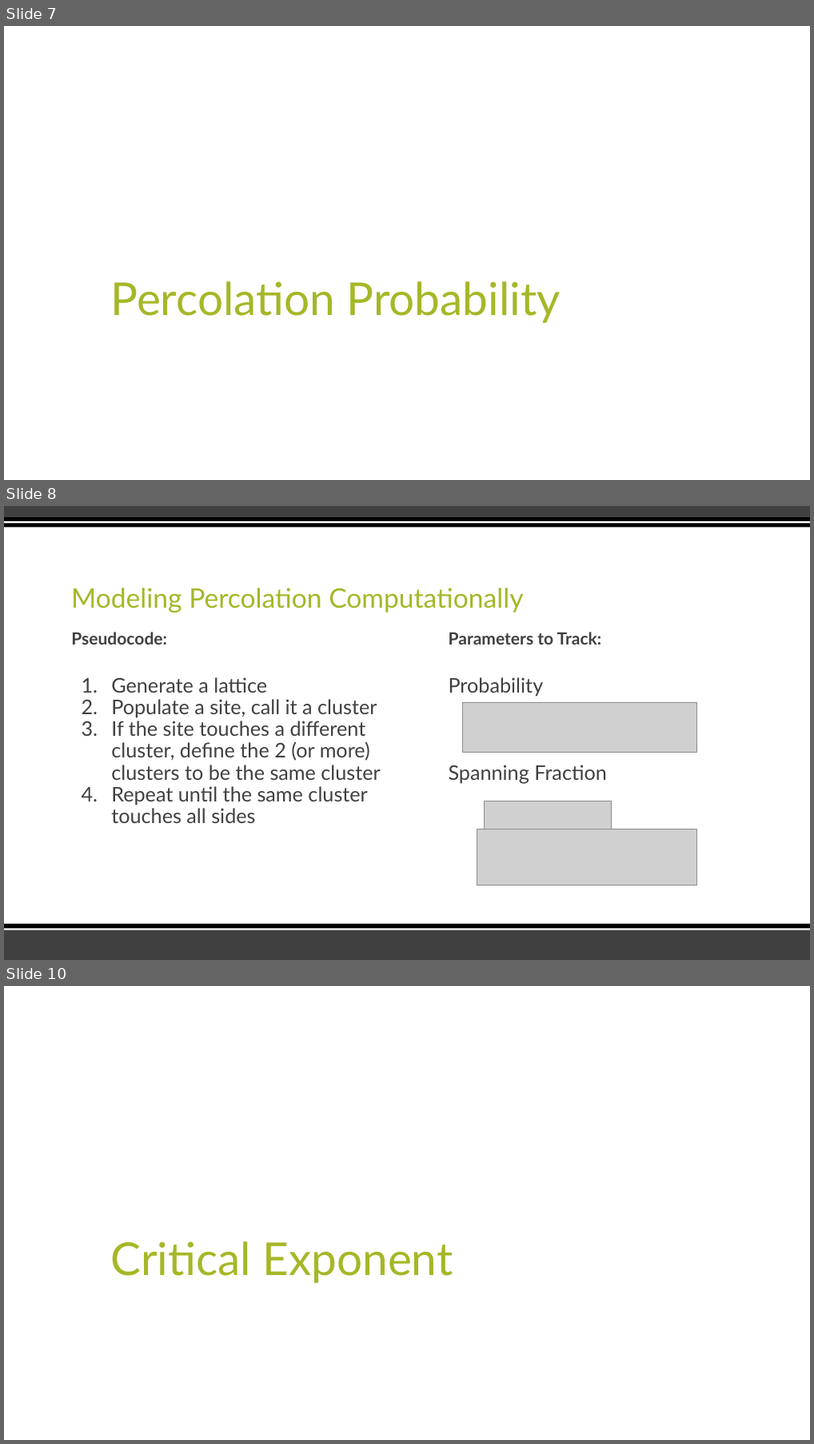
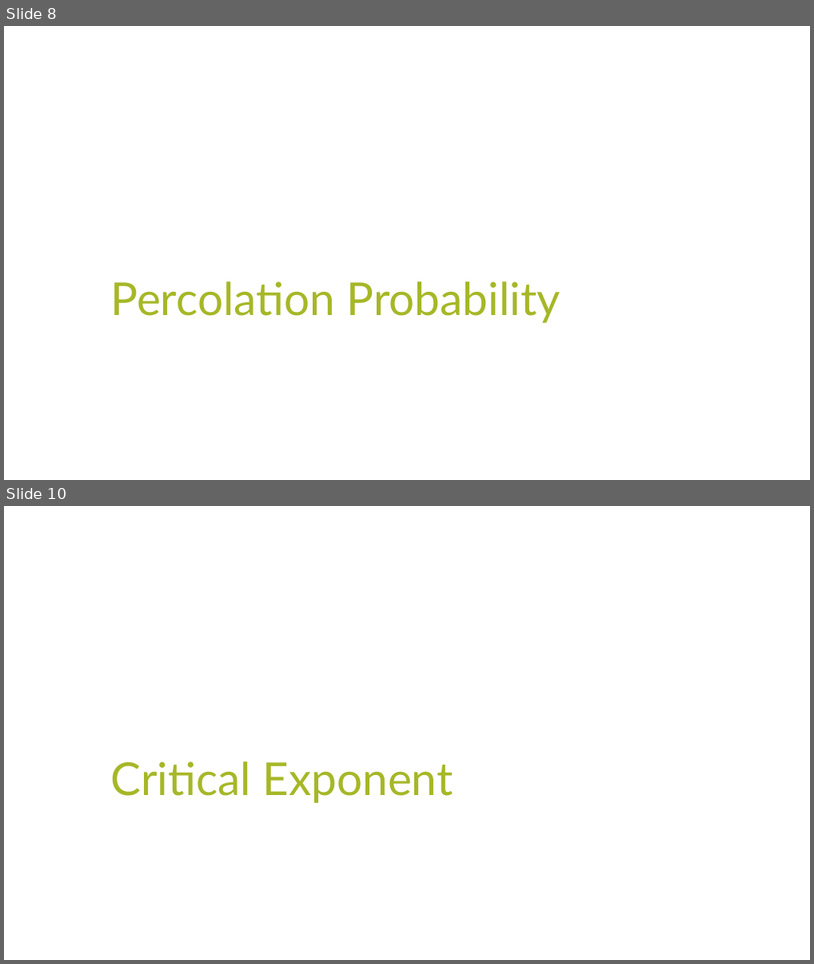
Before and after one commit to tahoeschrader/PHYS566_group4_project-1a_walk-diffusion-cluster, a slide deck: Percolation/Percolation_Presentation.pptx. Shown one above the other, each under a label of ours: slides 7, 8 and 10 before the commit, slides 8 and 10 after it; the slides between them are not shown. The pictures are 814x1444 and 814x964 pixels, drawn with LibreOffice and Linux fonts; fonts in the diff are those of the drawing; grey boxes stand for pictures. Boxes give left, top, right and bottom in pixels: in the first picture for what was removed or moved away, otherwise in the second. Text is boxed around its words. In the diff, an @@ line names an element or a change of style, - is before the commit and + after.

Commit message:
Updated power point
Added images and some info for part A
Rearranged some slides

```diff
--- a/Percolation/Percolation_Presentation.pptx
+++ b/Percolation/Percolation_Presentation.pptx
@@ slide 8 removed at bbox=[4, 506, 810, 960], background #FFFFFF @@
@@ rectangle removed at bbox=[4, 506, 810, 517] @@
@@ rectangle removed at bbox=[4, 517, 810, 527] @@
@@ rectangle removed at bbox=[4, 521, 810, 523] @@
@@ title removed at bbox=[71, 588, 523, 612] @@
-Modeling Percolation Computationally
@@ text removed at bbox=[71, 632, 167, 644] @@
-Pseudocode:
@@ text removed at bbox=[449, 632, 602, 644] @@
-Parameters to Track:
@@ text removed at bbox=[111, 677, 380, 823] @@
-1. Generate a lattice
-2. Populate a site, call it a cluster
-3. If the site touches a different cluster, define the 2 (or more) clusters to be the same cluster
-4. Repeat until the same cluster touches all sides
@@ text removed at bbox=[449, 677, 607, 783] @@
-Probability
-Spanning Fraction
@@ picture removed at bbox=[462, 703, 698, 752] @@
@@ picture removed at bbox=[484, 800, 611, 830] @@
@@ picture removed at bbox=[478, 829, 697, 885] @@
@@ rectangle removed at bbox=[4, 929, 810, 960] @@
@@ rectangle removed at bbox=[4, 924, 810, 930] @@
@@ rectangle removed at bbox=[4, 928, 810, 930] @@
@@ what was slide 7 is now slide 8 @@
```
Also in this commit, not shown: 4 slides changed, 3 slides added, 1 other slide removed.
